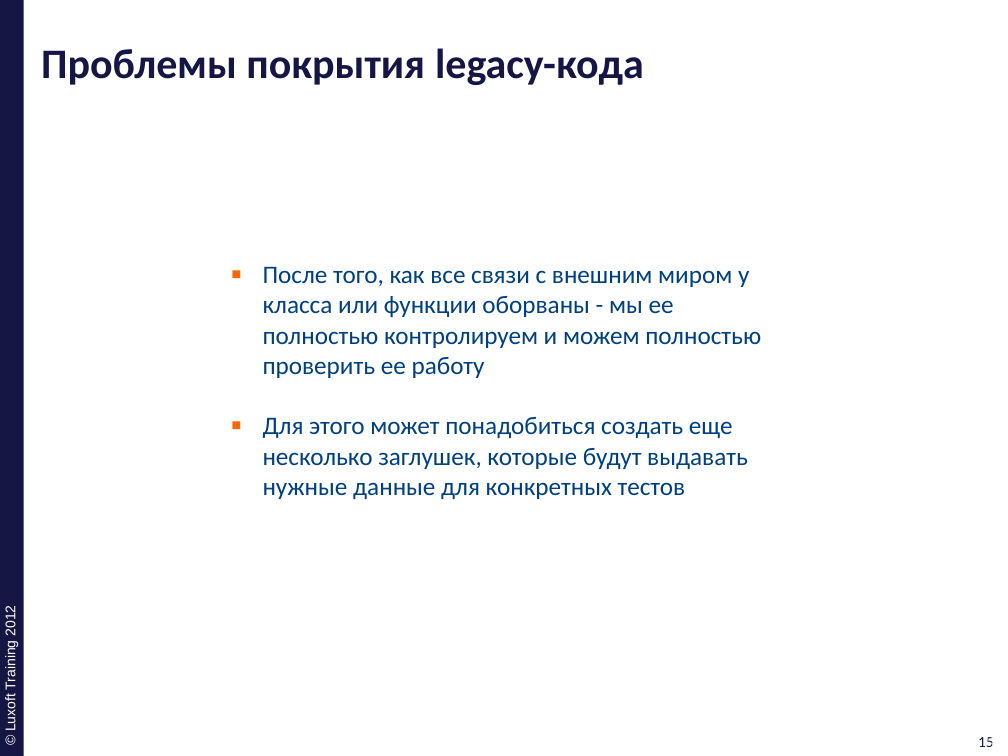
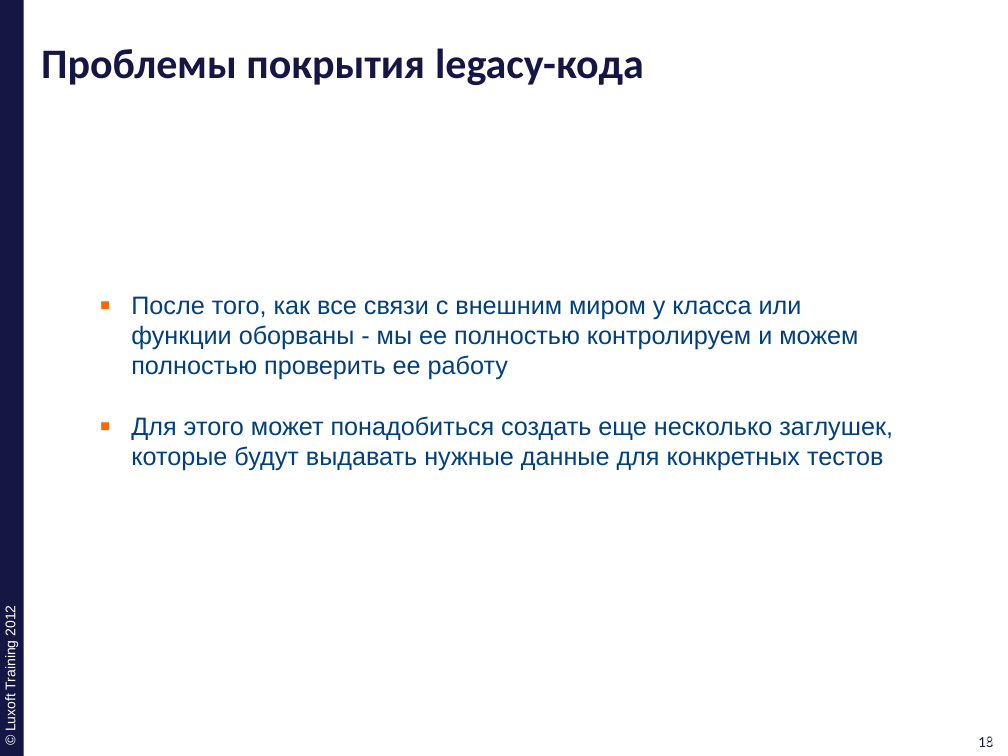
Before and after one commit to ivan-dyachenko/Trainings, a slide deck: slide 18 of Test Driven Development/materials/pptx/9. TDD-Legacy.pptx (slide 15 before the commit). Drawn at 1008x756 pixels with LibreOffice and Linux fonts; fonts in the diff are those of the drawing; background and template pictures are left out. Boxes give left, top, right and bottom in pixels: in the first picture for what was removed or moved away, otherwise in the second. Text is boxed around its words. In the diff, an @@ line names an element or a change of style, - is before the commit and + after.

Commit message:
complete LegacyCode presentaion and code exapmles

```diff
--- a/Test Driven Development/materials/pptx/9. TDD-Legacy.pptx
+++ b/Test Driven Development/materials/pptx/9. TDD-Legacy.pptx
@@ text "После того, как все связи ...": place and size @@
-text "После того, как все связи ..." at (263, 266, 761, 499)
+text "После того, как все связи ..." at (131, 296, 893, 471)
@@ text "После того, как все связи ..." at (131, 296, 893, 471): font Calibri to Arial @@
@@ page number at (978, 736, 994, 747): text changed @@
-15
+18
@@ page number at (983, 736, 999, 747): text changed @@
-15
+18
```
Also in this commit, not shown: 13 other slides changed, 4 slides added, 1 slide removed, 1 other file.
